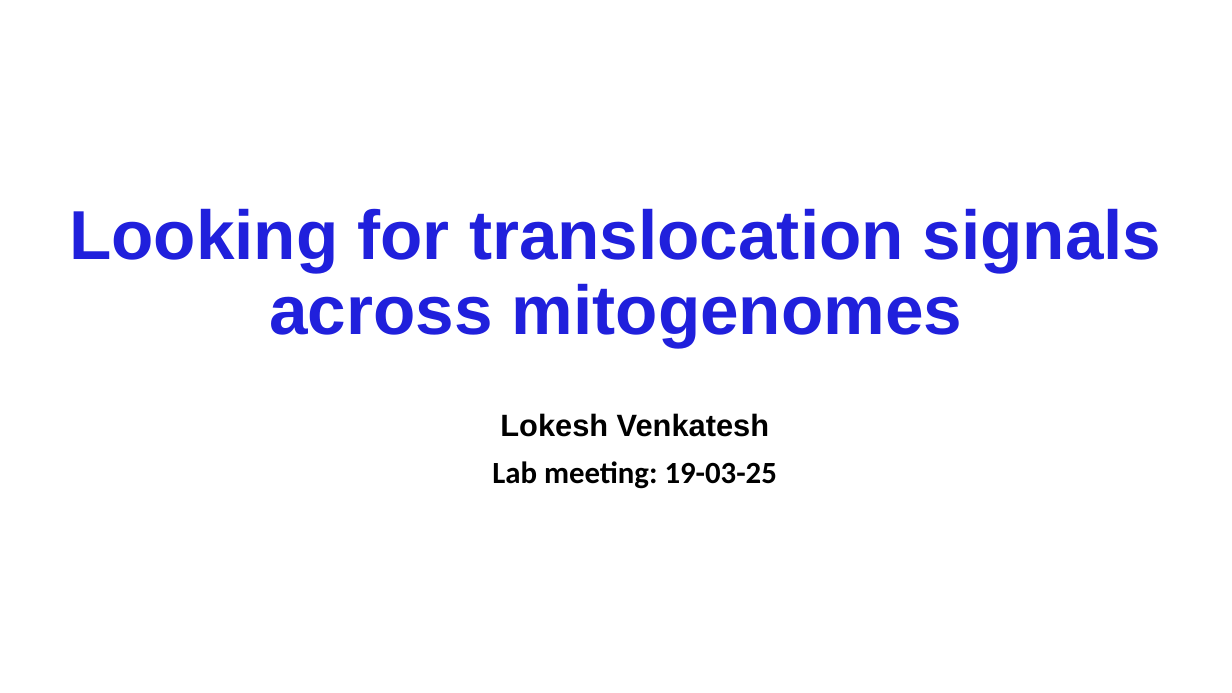
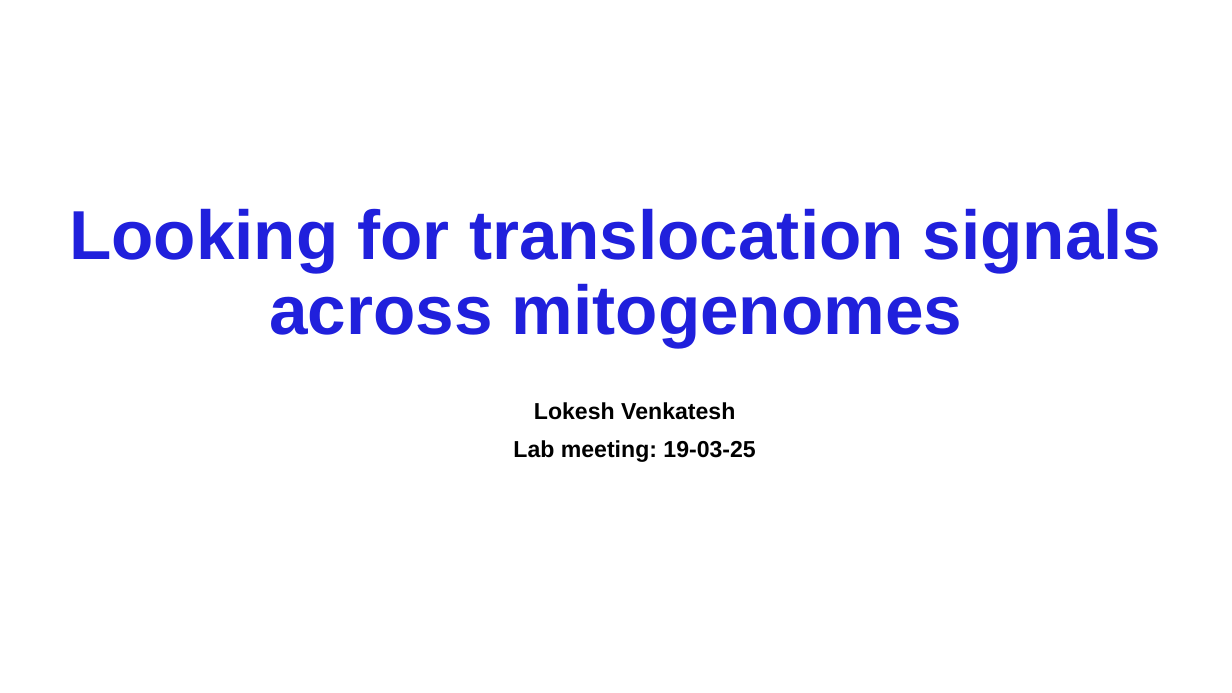
Before and after one commit to lokesh-venkatesh/mitogenome_evolution, a slide deck: slide 1 of summary/Final_Lab_Presentation_19th_March.pptx. Drawn at 1232x693 pixels with LibreOffice and Linux fonts; fonts in the diff are those of the drawing. Boxes give left, top, right and bottom in pixels: in the first picture for what was removed or moved away, otherwise in the second. Text is boxed around its words. In the diff, an @@ line names an element or a change of style, - is before the commit and + after.

```diff
--- a/summary/Final_Lab_Presentation_19th_March.pptx
+++ b/summary/Final_Lab_Presentation_19th_March.pptx
@@ subtitle "Lokesh Venkatesh" at (x1=513, y1=402, x2=755, y2=462): size 24 to 18 pt; font Calibri to Arial in "Lab meeting: 19-03-25" @@
```
Also in this commit, not shown: 5 other slides changed, 1 slide added, 45 other files.
